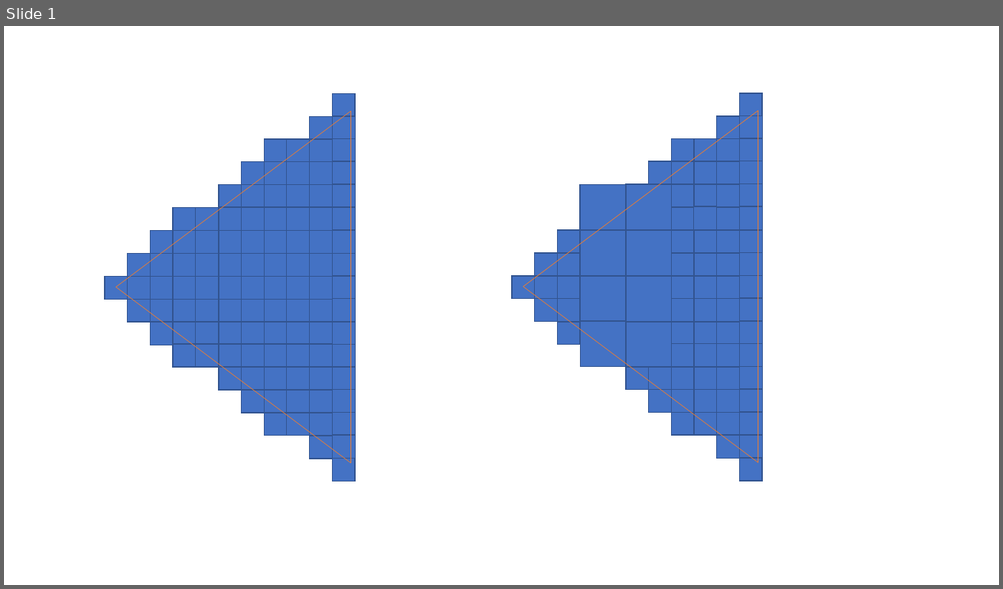
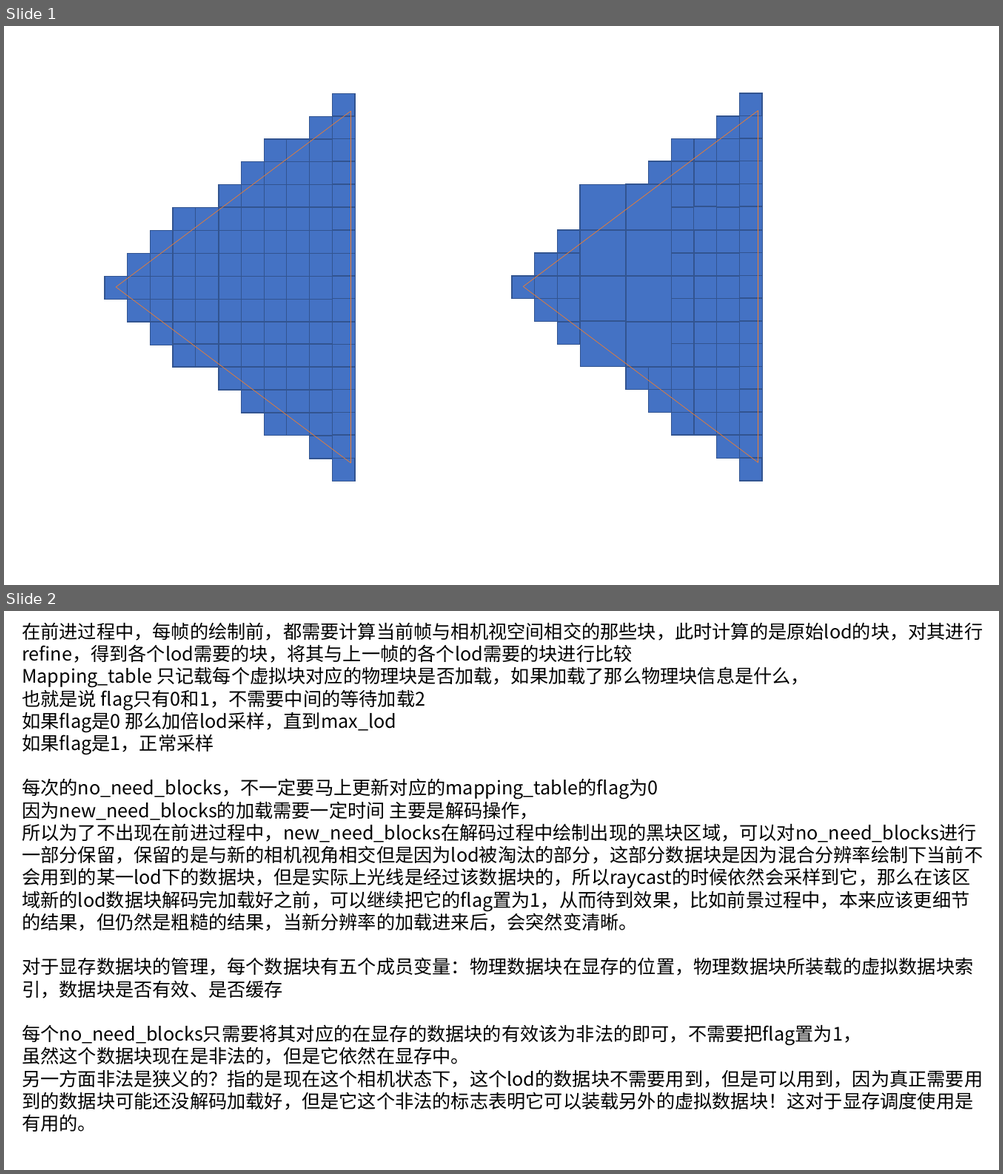
Before and after one commit to cad420/NeuronVisualizationGL, a slide deck: doc/Lod.pptx. Shown one above the other, each under a label of ours: slide 1 before the commit, slides 1 and 2 after it. The pictures are 1003x589 and 1003x1174 pixels, drawn with LibreOffice and Linux fonts; fonts in the diff are those of the drawing. Boxes give left, top, right and bottom in pixels: in the first picture for what was removed or moved away, otherwise in the second. Text is boxed around its words. In the diff, an @@ line names an element or a change of style, - is before the commit and + after.

Commit message:
update tex manager and mapping table use

```diff
--- a/doc/Lod.pptx
+++ b/doc/Lod.pptx
@@ slide 2 added at [4,611,999,1170], background #FFFFFF @@
@@ text added at [22,622,982,1132], 18 pt, text #000000 @@
+在前进过程中，每帧的绘制前，都需要计算当前帧与相机视空间相交的那些块，此时计算的是原始lod的块，对其进行refine，得到各个lod需要的块，将其与上一帧的各个lod需要的块进行比较
+Mapping_table 只记载每个虚拟块对应的物理块是否加载，如果加载了那么物理块信息是什么，
+也就是说 flag只有0和1，不需要中间的等待加载2
+如果flag是0 那么加倍lod采样，直到max_lod
+如果flag是1，正常采样
+每次的no_need_blocks，不一定要马上更新对应的mapping_table的flag为0
+因为new_need_blocks的加载需要一定时间 主要是解码操作，
+所以为了不出现在前进过程中，new_need_blocks在解码过程中绘制出现的黑块区域，可以对no_need_blocks进行一部分保留，保留的是与新的相机视角相交但是因为lod被淘汰的部分，这部分数据块是因为混合分辨率绘制下当前不会用到的某一lod下的数据块，但是实际上光线是经过该数据块的，所以raycast的时候依然会采样到它，那么在该区域新的lod数据块解码完加载好之前，可以继续把它的flag置为1，从而待到效果，比如前景过程中，本来应该更细节的结果，但仍然是粗糙的结果，当新分辨率的加载进来后，会突然变清晰。
+对于显存数据块的管理，每个数据块有五个成员变量：物理数据块在显存的位置，物理数据块所装载的虚拟数据块索引，数据块是否有效、是否缓存
+每个no_need_blocks只需要将其对应的在显存的数据块的有效该为非法的即可，不需要把flag置为1，
+虽然这个数据块现在是非法的，但是它依然在显存中。
+另一方面非法是狭义的？指的是现在这个相机状态下，这个lod的数据块不需要用到，但是可以用到，因为真正需要用到的数据块可能还没解码加载好，但是它这个非法的标志表明它可以装载另外的虚拟数据块！这对于显存调度使用是有用的。
```
Also in this commit, not shown: 1 other slide added, 6 other files.
